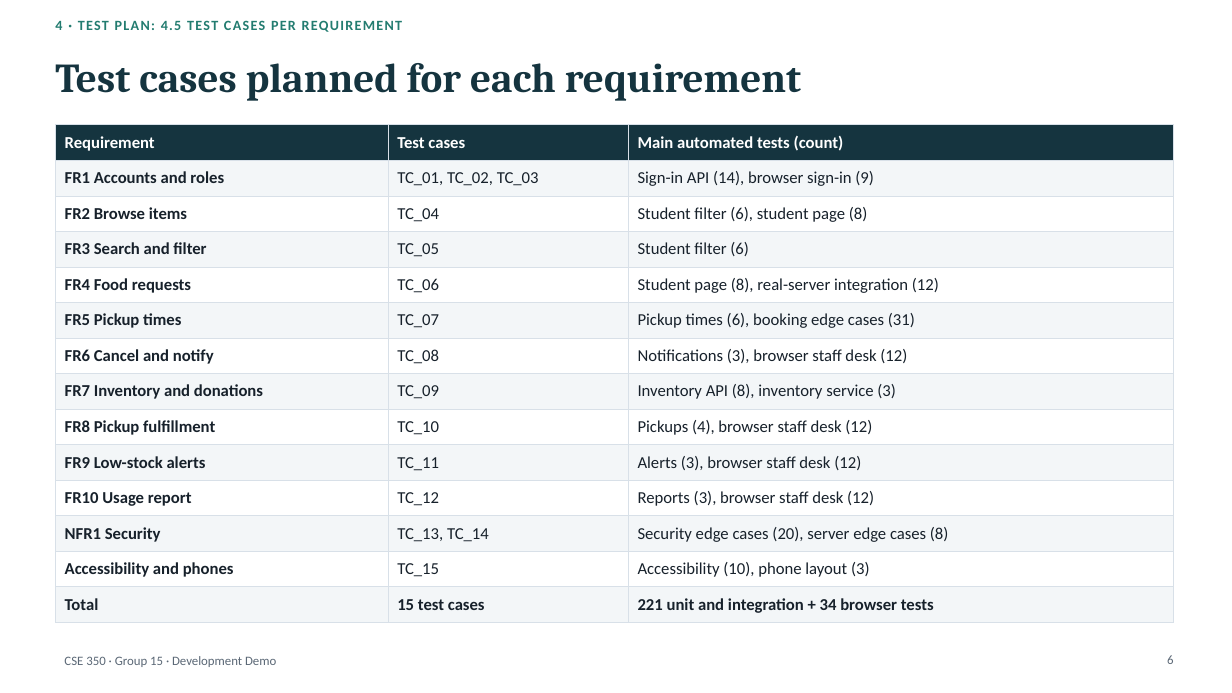
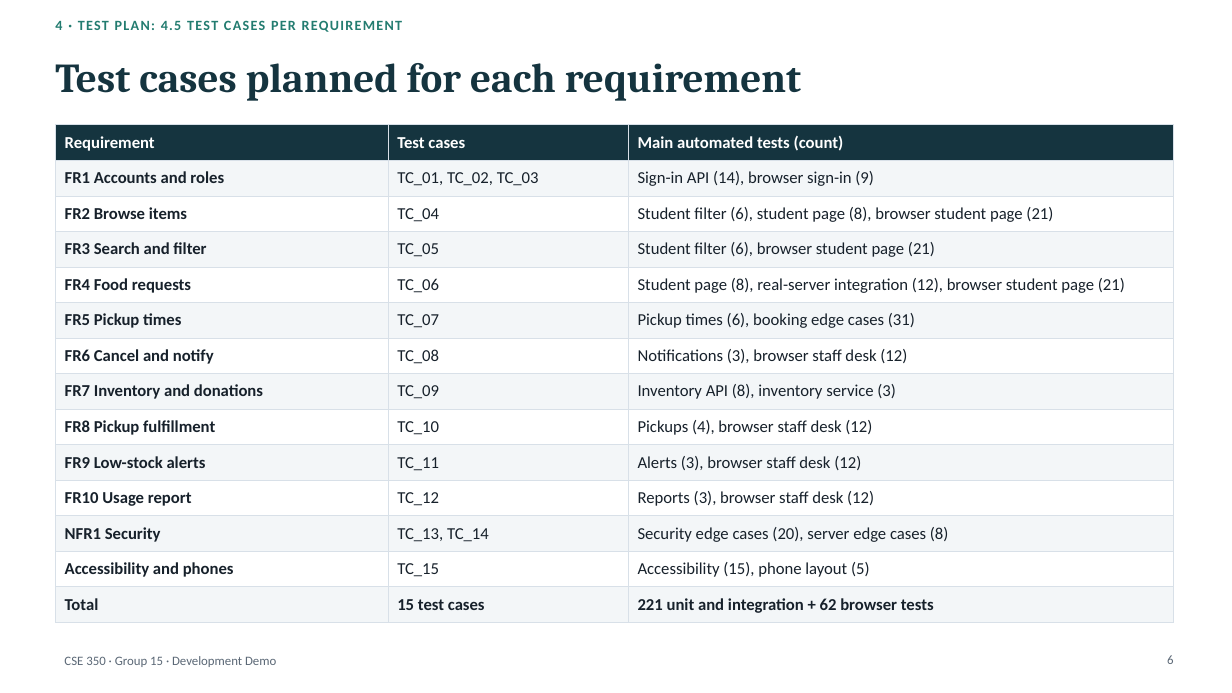
Before and after one commit to a0merr/University-Food-Pantry-CSE-350-, a slide deck: slide 6 of docs/presentation/CSE350_Demo_Deck_DRAFT.pptx. Drawn at 1232x693 pixels with LibreOffice and Linux fonts; fonts in the diff are those of the drawing. Boxes give left, top, right and bottom in pixels: in the first picture for what was removed or moved away, otherwise in the second. Text is boxed around its words. In the diff, an @@ line names an element or a change of style, - is before the commit and + after.

```diff
--- a/docs/presentation/CSE350_Demo_Deck_DRAFT.pptx
+++ b/docs/presentation/CSE350_Demo_Deck_DRAFT.pptx
@@ table at (55, 125, 1174, 617) @@
-row 3, column 3: Student filter (6), student page (8)
+row 3, column 3: Student filter (6), student page (8), browser student page (21)
-row 4, column 3: Student filter (6)
+row 4, column 3: Student filter (6), browser student page (21)
-row 5, column 3: Student page (8), real-server integration (12)
+row 5, column 3: Student page (8), real-server integration (12), browser student page (21)
-row 13, column 3: Accessibility (10), phone layout (3)
+row 13, column 3: Accessibility (15), phone layout (5)
-row 14, column 3: 221 unit and integration + 34 browser tests
+row 14, column 3: 221 unit and integration + 62 browser tests
```
Also in this commit, not shown: 3 other slides changed, 5 other files.
